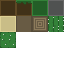
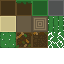
Layered file, before and after one edit (w=64, h=64). Changes by layer:
added layer "Layer 2" above "Layer 1" over [48, 32, 64, 48]
painted on "Layer 1" over [16, 32, 48, 48]
